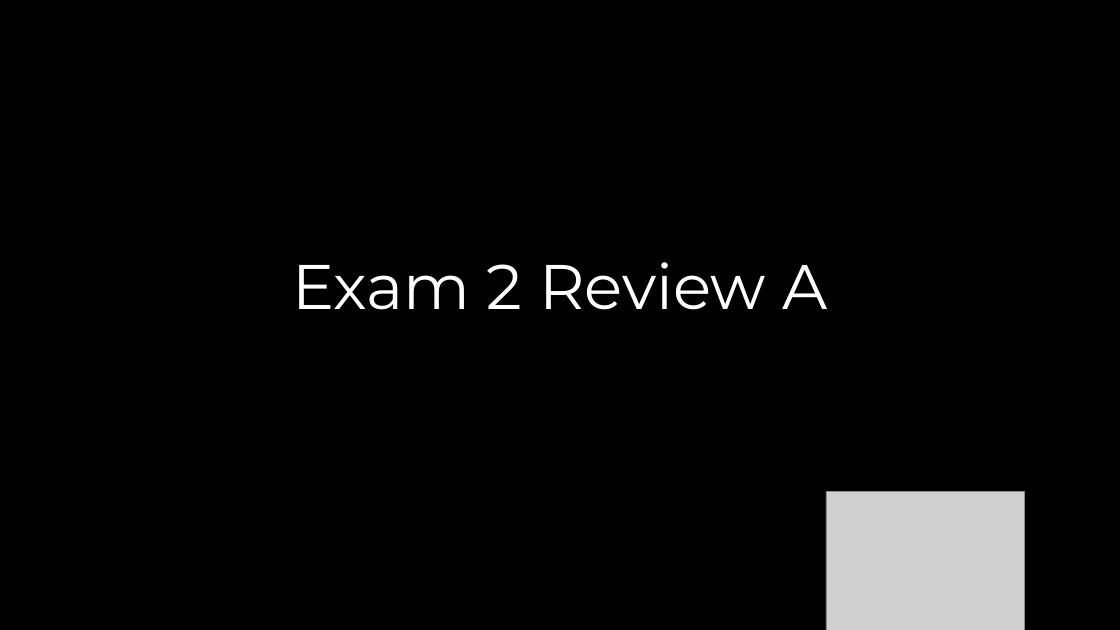
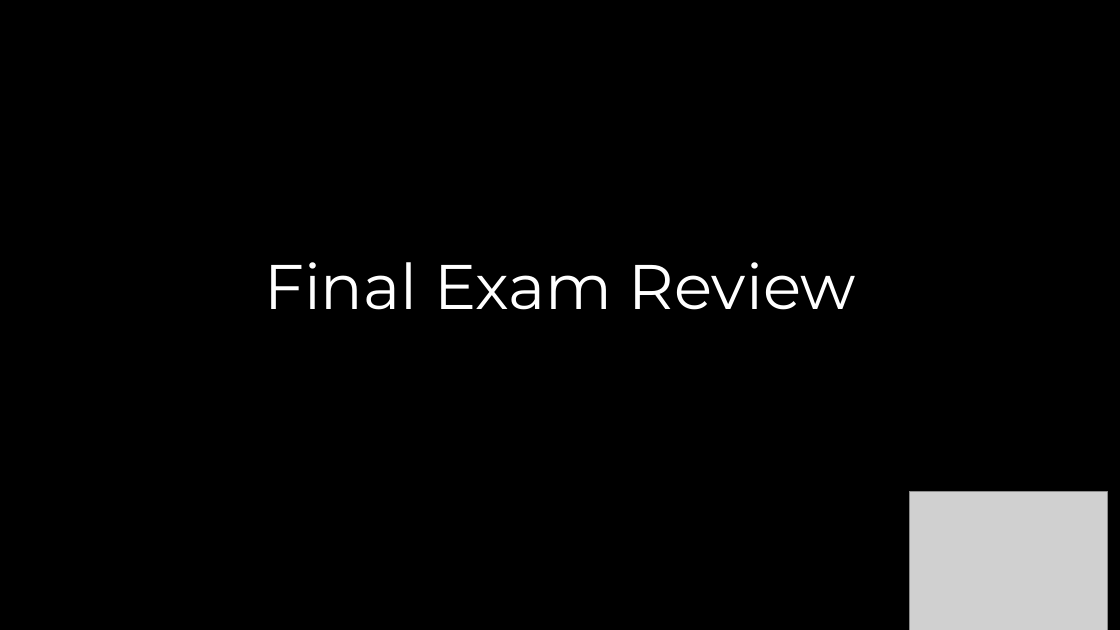
Before and after one commit to COP3530/Instructional-Content, a slide deck: slide 1 of Slides/Slides-PPT/Exam 2 - Review A.pptx. Drawn at 1120x630 pixels with LibreOffice and Linux fonts; fonts in the diff are those of the drawing; grey boxes stand for pictures. Boxes give left, top, right and bottom in pixels: in the first picture for what was removed or moved away, otherwise in the second. Text is boxed around its words. In the diff, an @@ line names an element or a change of style, - is before the commit and + after.

```diff
--- a/Slides/Slides-PPT/Exam 2 - Review A.pptx
+++ b/Slides/Slides-PPT/Exam 2 - Review A.pptx
@@ text at (264, 262, 856, 310): text changed @@
-Exam 2 Review A
+Final Exam Review
@@ picture: place and size @@
-picture at (826, 492, 1025, 630)
+picture at (909, 492, 1108, 630)
```
Also in this commit, not shown: 30 other slides changed, 8 slides added, 1 slide removed, 8 other files.
